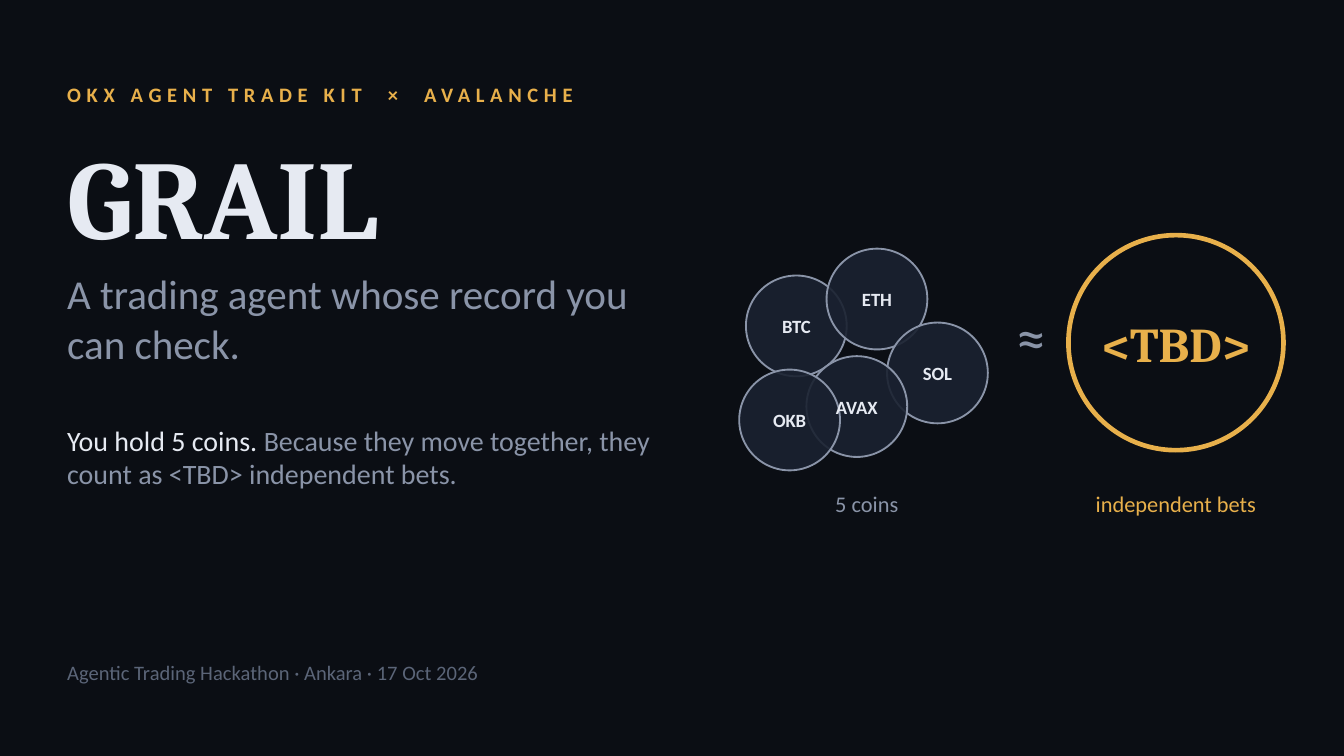
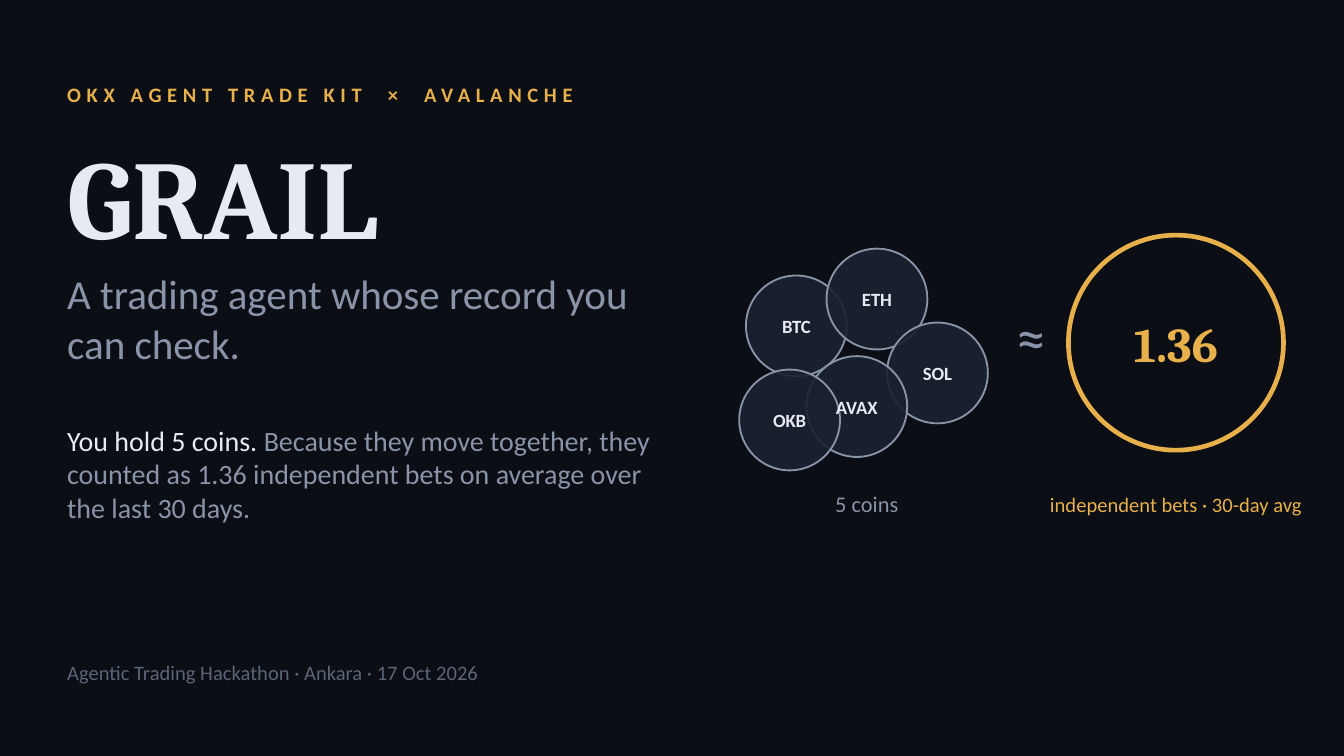
Before and after one commit to WalAngeL06/grail-agent, a slide deck: slide 1 of docs/pitch/GRAIL-pitch.pptx. Drawn at 1344x756 pixels with LibreOffice and Linux fonts; fonts in the diff are those of the drawing. Boxes give left, top, right and bottom in pixels: in the first picture for what was removed or moved away, otherwise in the second. Text is boxed around its words. In the diff, an @@ line names an element or a change of style, - is before the commit and + after.

```diff
--- a/docs/pitch/GRAIL-pitch.pptx
+++ b/docs/pitch/GRAIL-pitch.pptx
@@ text at (x1=1134, y1=329, x2=1218, y2=363): text changed @@
-<TBD>
+1.36
@@ text at (x1=67, y1=431, x2=649, y2=523): text changed @@
-You hold 5 coins. Because they move together, they count as <TBD> independent bets.
+You hold 5 coins. Because they move together, they counted as 1.36 independent bets on average over the last 30 days.
@@ text at (x1=1050, y1=497, x2=1301, y2=516): text changed; size 12 to 11 pt @@
-independent bets
+independent bets · 30-day avg
```
Also in this commit, not shown: 7 other slides changed, 5 other files.
